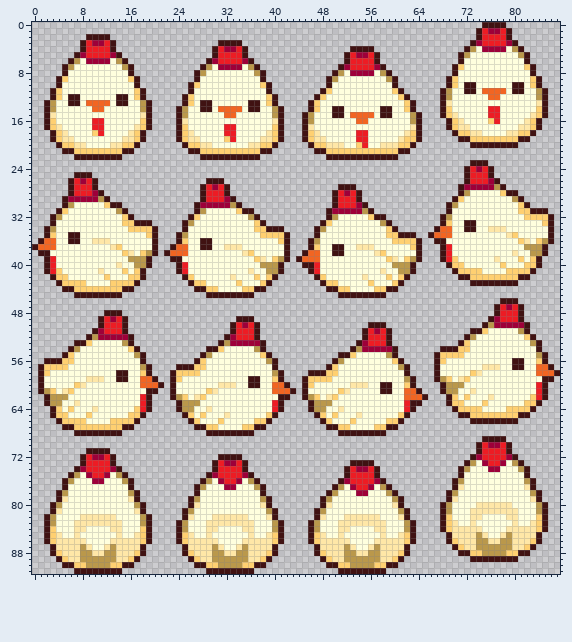
Sprite sheet, stored at src/assets/leghorn-hen.png. That is the earlier state.
The file is 88x92 pixels.
The same view after the edit:
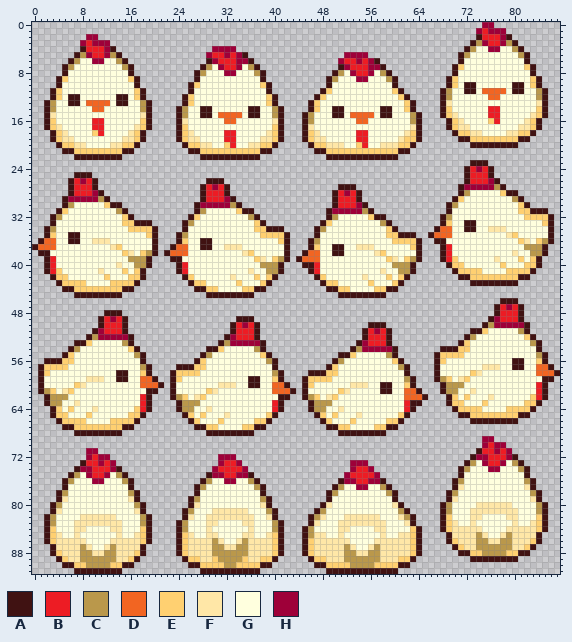
Palette (. is transparent): A #401212  B #ed1c24  C #ba984b  D #f26522  E #ffd071  F #ffe7a7  G #ffffde  H #9e0039
Difference:
Changed rows in their new state; - is an unchanged pixel.
first column x 8:
 0 -------------------------------------------------------------------HH..-
 1 ------------------------------------------------------------------H---H.
 2 -HH..-----------------------------------------------------------------H-
 3 H---H.-----------------....---------------------------------------CH--HC
 4 ----H-----------------HH--..-----------------....------------------G--G-
 5 CH--HC---------------HB-H-H-----------------HH--..----------------------
 6 -G--G---------------------H----------------HB-H-H-----------------------
 7 ------------------------BB----------------------H-----------------------
 8 ------------------------HH--------------------BB------------------------
 9 ----------------------------------------------HH------------------------
first column x 28:
13 GG------GG
14 ---GGGG---
15 AA-D--D-AA
16 ----DD----
17 ----GG----
19 ----B-----
20 ----EB----
first column x 8:
69 -------------------------------------------------------------------HH..-
70 ------------------------------------------------------------------.HB-H.
71 -HH..----------------------------------------------------------------H-H
72 .HB-H.-----------------HHH.----------------------------------------H----
73 ---H-H----------------.HBBH.-----------------HHH.-----------------------
74 -H--------------------H----H----------------.HBBH.----------------------
75 -----------------------H--H-----------------H----H----------------------
76 -----------------------GHHG------------------H--H-----------------------
77 ------------------------GG-------------------GHHG-----------------------
78 ----------------------------------------------GG------------------------
79 ----------------------------------------.A----------A.------------------
81 ----------------------FFFFFF--------------------------------------------
82 ---------------------F------F---------AC--------------CA----------------
83 -----------------------GGGG------------F--------------F-----------------
84 ----------------------G----G---------ACG--------------GEA---------------
85 ----------------------F----F---------ACF--------------FEA---------------
86 ----------------------CF--FC---------AEF--------------FEA---------------
87 ----------------AE-----CFFC-----EA---AEF--------------FEA---------------
88 ----------------AEF-----CC-----FEA---AEFF------------FFEA---------------
89 -----------------AE---E----E---EA-----AEEF----------FEEA----------------
90 ------------------A-E--E--E--E-A-------AAEE--------EEAA-----------------
91 --------------------A--------A-----------AA--------AA-------------------
